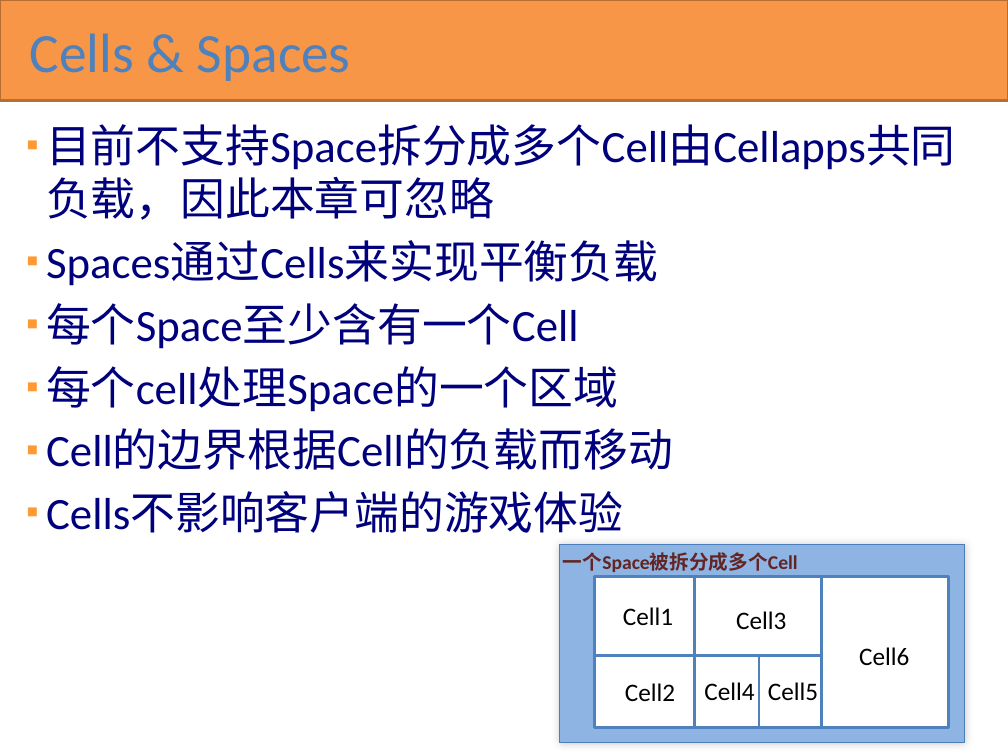
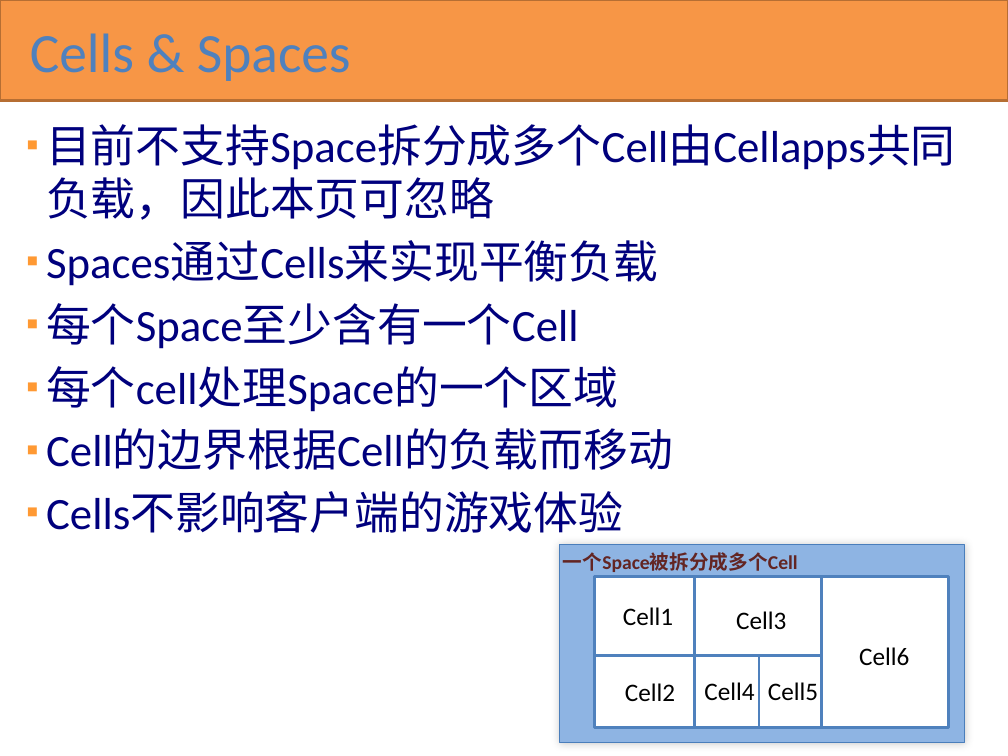
Before and after one commit to kbengine/kbengine_docs, a slide deck: slide 14 of KBEngine overview(cn).pptx. Drawn at 1008x756 pixels with LibreOffice and Linux fonts; fonts in the diff are those of the drawing. Boxes give left, top, right and bottom in pixels: in the first picture for what was removed or moved away, otherwise in the second. Text is boxed around its words. In the diff, an @@ line names an element or a change of style, - is before the commit and + after.

```diff
--- a/KBEngine overview(cn).pptx
+++ b/KBEngine overview(cn).pptx
@@ text at [46, 124, 956, 220]: text changed @@
-▪ 目前不支持Space拆分成多个Cell由Cellapps共同负载，因此本章可忽略
+▪ 目前不支持Space拆分成多个Cell由Cellapps共同负载，因此本页可忽略
```
Also in this commit, not shown: 1 other slide changed.
